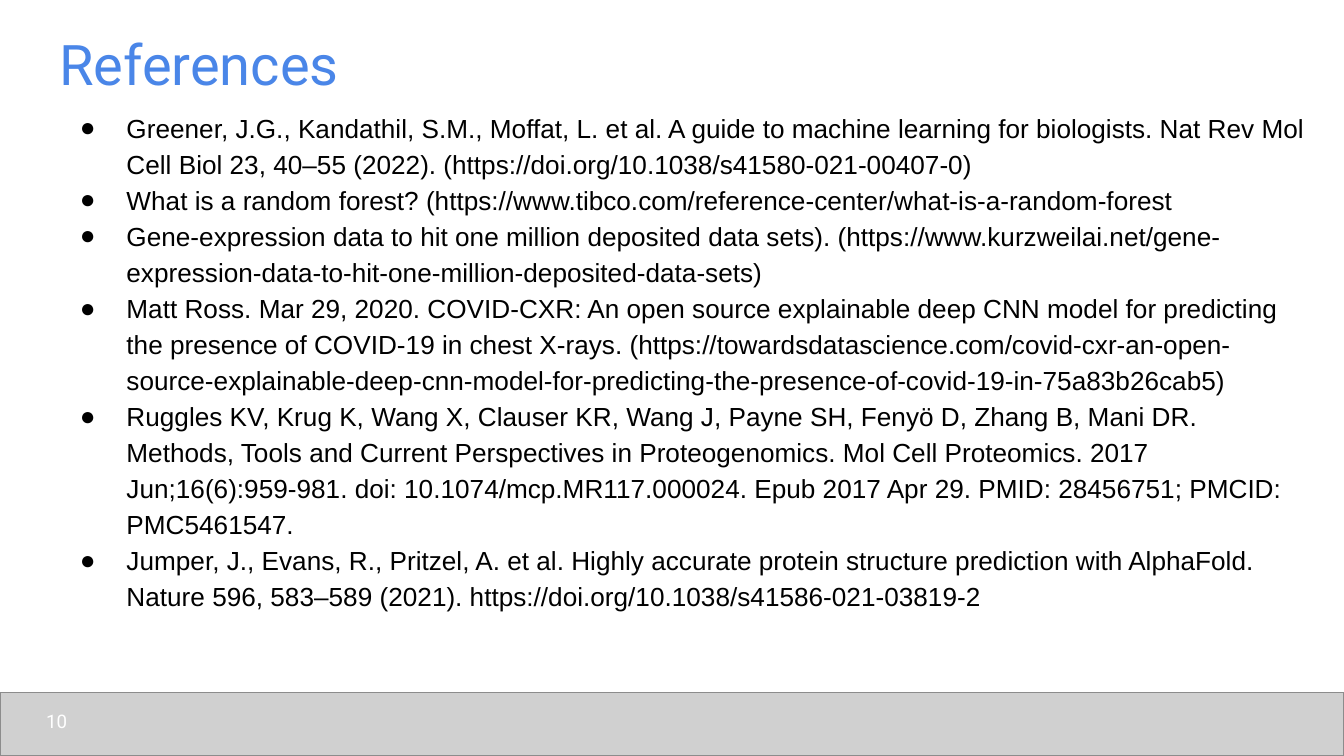
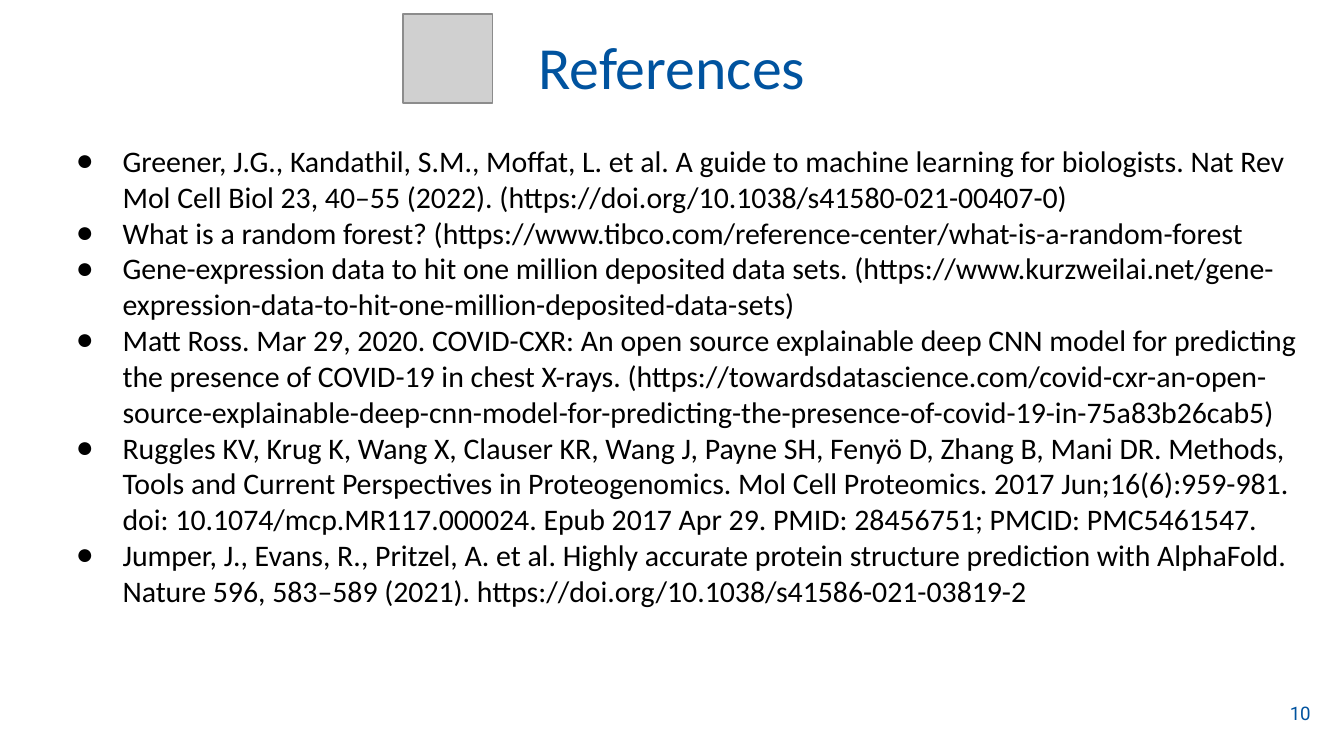
Before and after one commit to udel-cbcb/NIGMS-Sandbox-UD, a slide deck: slide 11 of Submodule_1/Lectures/Submodule_1_Lecture_3_AI_ML_applications.pptx (slide 10 before the commit). Drawn at 1344x756 pixels with LibreOffice and Linux fonts; fonts in the diff are those of the drawing; grey boxes stand for pictures; background and template pictures are left out. Boxes give left, top, right and bottom in pixels: in the first picture for what was removed or moved away, otherwise in the second. Text is boxed around its words. In the diff, an @@ line names an element or a change of style, - is before the commit and + after.

```diff
--- a/Submodule_1/Lectures/Submodule_1_Lecture_3_AI_ML_applications.pptx
+++ b/Submodule_1/Lectures/Submodule_1_Lecture_3_AI_ML_applications.pptx
@@ title "References" at <box>539,48,806,90</box>: size 30 to 32 pt, font Roboto to Calibri, text colour #4A86E8 to #00539F; alignment left to centre @@
@@ picture added at <box>403,13,492,102</box> @@
@@ text "Greener, J.G., Kandathil, S.M., Moffat, ...": place and size @@
-text "Greener, J.G., Kandathil, S.M., Moffat, ..." at <box>126,119,1304,612</box>
+text "Greener, J.G., Kandathil, S.M., Moffat, ..." at <box>123,151,1296,607</box>
@@ text at <box>123,151,1296,607</box>: size 14 to 16 pt, font Arial to Calibri in "Greener, J.G., Kandathil, S.M., Moffat, L. et ...", "What is a random forest? (https://www.tibco.com/reference-ce ...", "Matt Ross. Mar 29, 2020. COVID-CXR: An ...", "Ruggles KV, Krug K, Wang X, Clauser ..." and 1 more places; line spacing 1.15 to 1 @@
@@ text at <box>123,257,1273,320</box>: text changed; size 14 to 16 pt; font Arial to Calibri @@
-● Gene-expression data to hit one million deposited data sets). (https://www.kurzweilai.net/gene-expression-data-to-hit-one-million-deposited-data-sets)
+● Gene-expression data to hit one million deposited data sets. (https://www.kurzweilai.net/gene-expression-data-to-hit-one-million-deposited-data-sets)
@@ page number: place and size @@
-page number at <box>46,715,67,728</box>
+page number at <box>1290,706,1311,721</box>
@@ page number at <box>1290,706,1311,721</box>: text colour #FFFFFF to #00539F @@
@@ picture removed at <box>0,692,1344,755</box> @@
```
Also in this commit, not shown: 9 other slides changed, 1 slide added, 1 other file.
